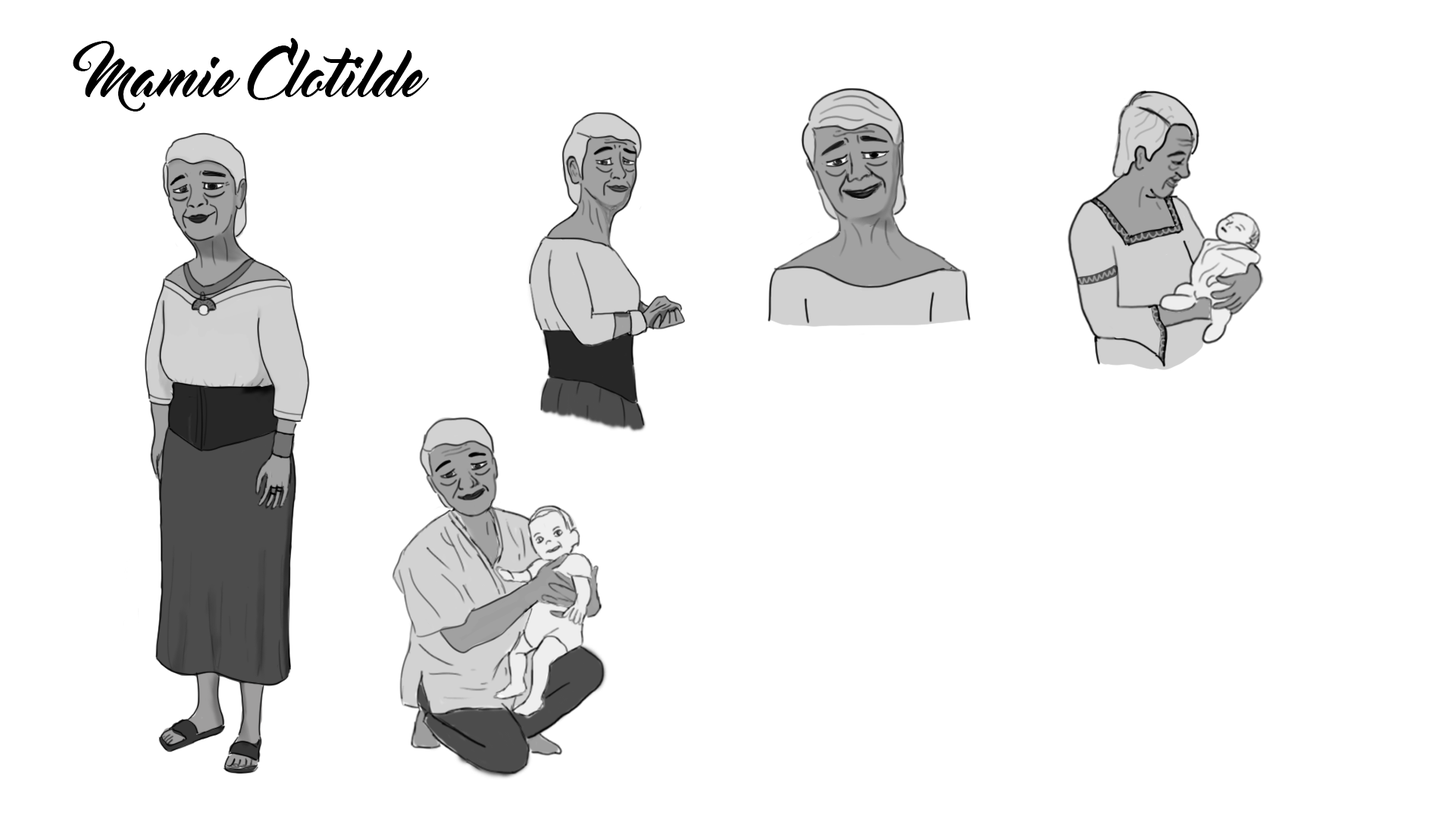
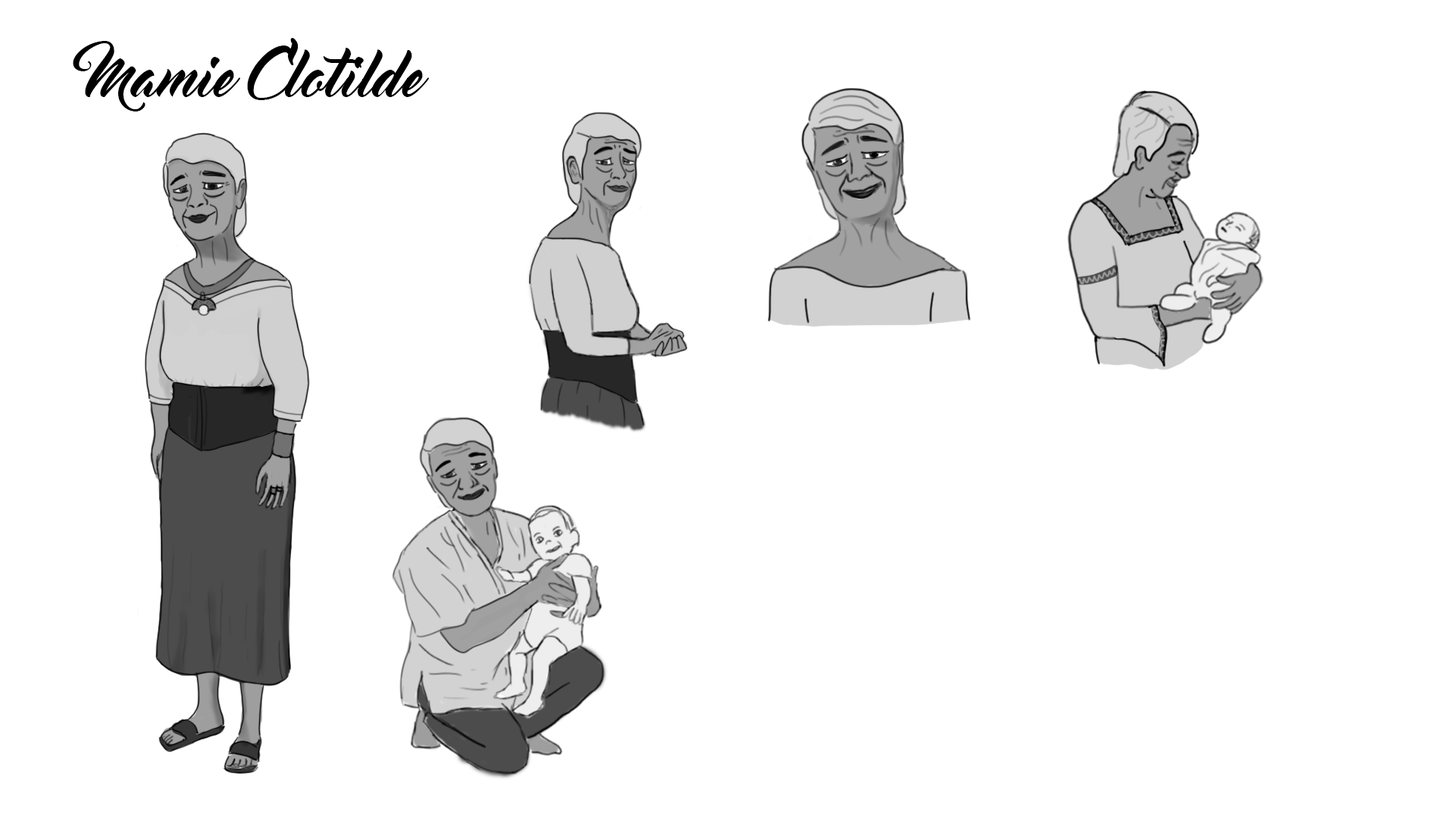
Layer changes from the first (1455, 819) image to the second:
painted on "Layer 8" over [547, 249, 688, 376]
painted on "couleur_02" over [553, 259, 689, 384]
